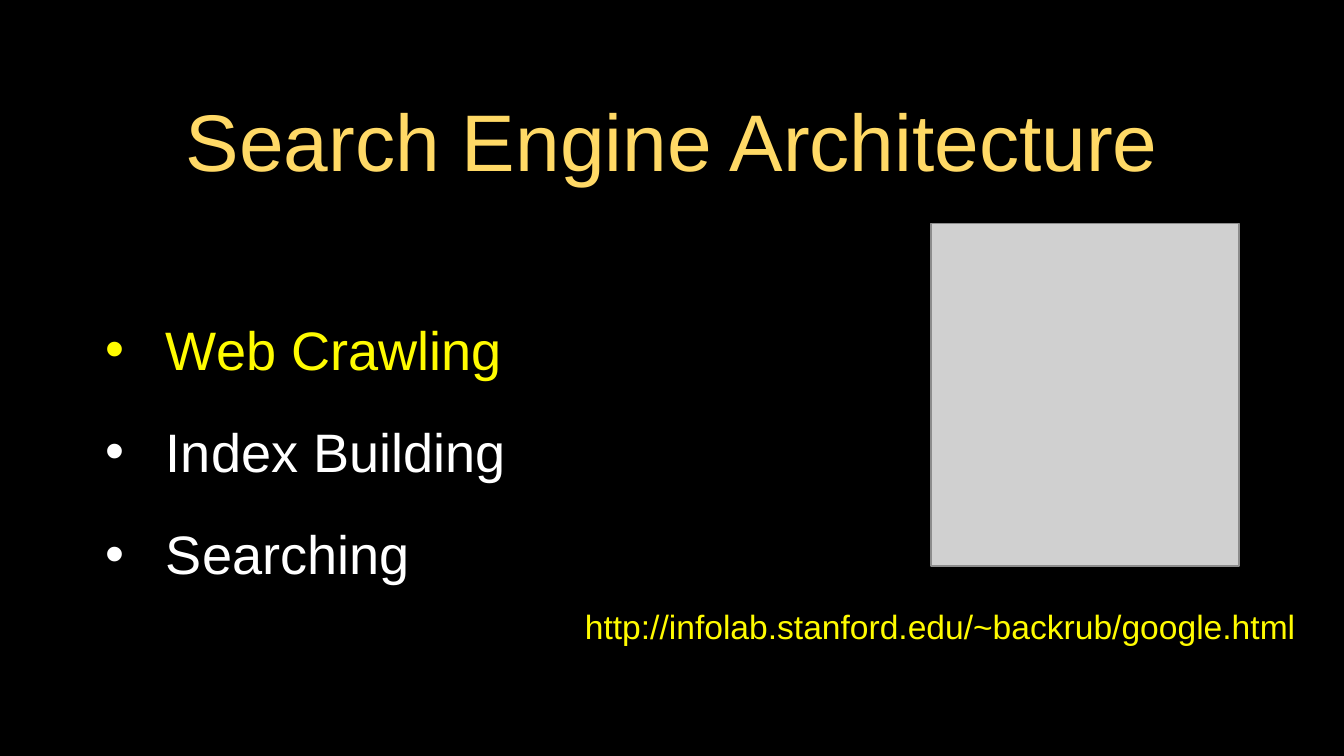
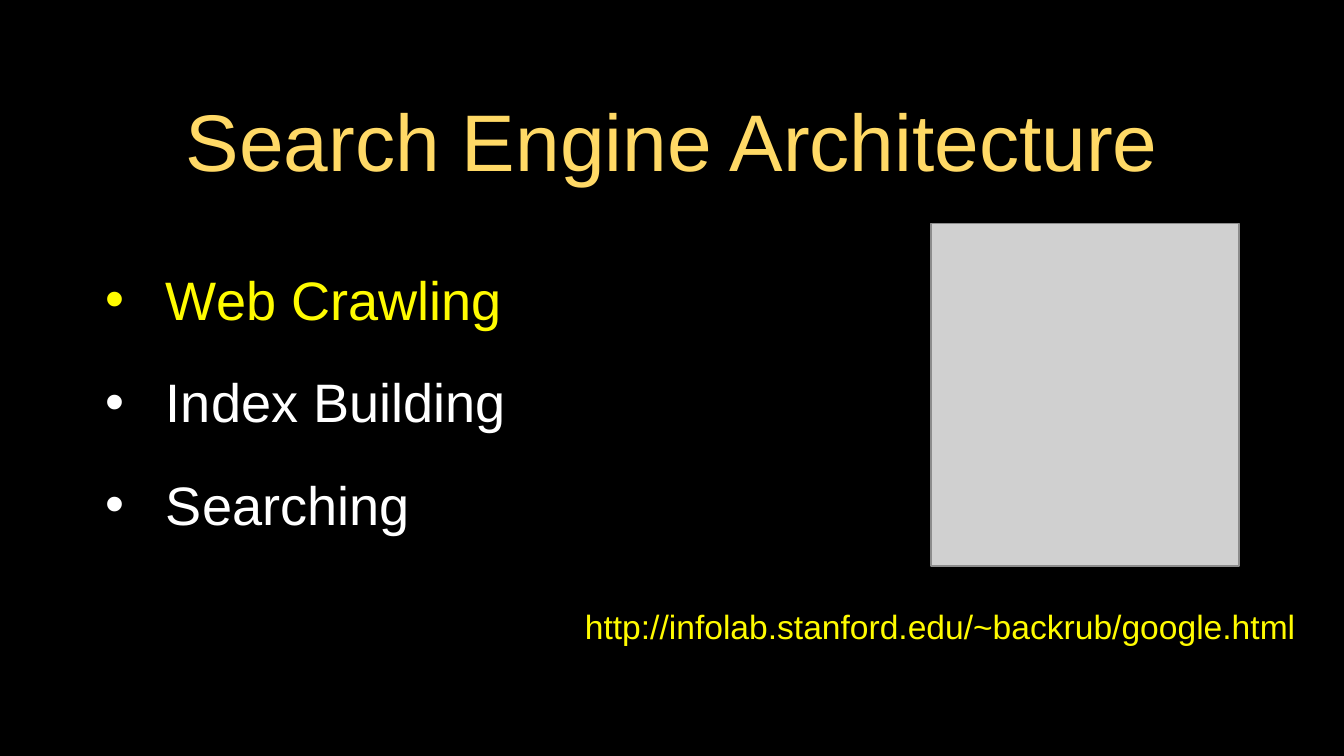
Before and after one commit to csev/py4e, a slide deck: slide 8 of lectures3/Pythonlearn-16-Data-Viz.pptx. Drawn at 1344x756 pixels with LibreOffice and Linux fonts; fonts in the diff are those of the drawing; grey boxes stand for pictures. Boxes give left, top, right and bottom in pixels: in the first picture for what was removed or moved away, otherwise in the second. Text is boxed around its words. In the diff, an @@ line names an element or a change of style, - is before the commit and + after.

```diff
--- a/lectures3/Pythonlearn-16-Data-Viz.pptx
+++ b/lectures3/Pythonlearn-16-Data-Viz.pptx
@@ text "Web Crawling": place and size @@
-text "Web Crawling" at [166,330,506,584]
+text "Web Crawling" at [166,280,506,534]
```
Also in this commit, not shown: 11 other slides changed.
